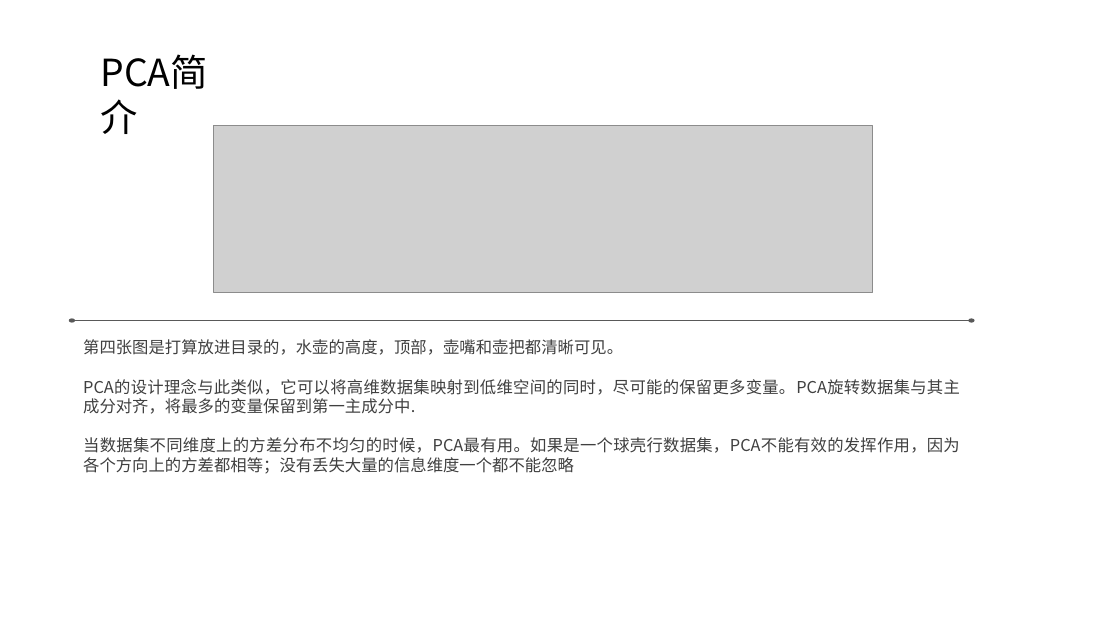
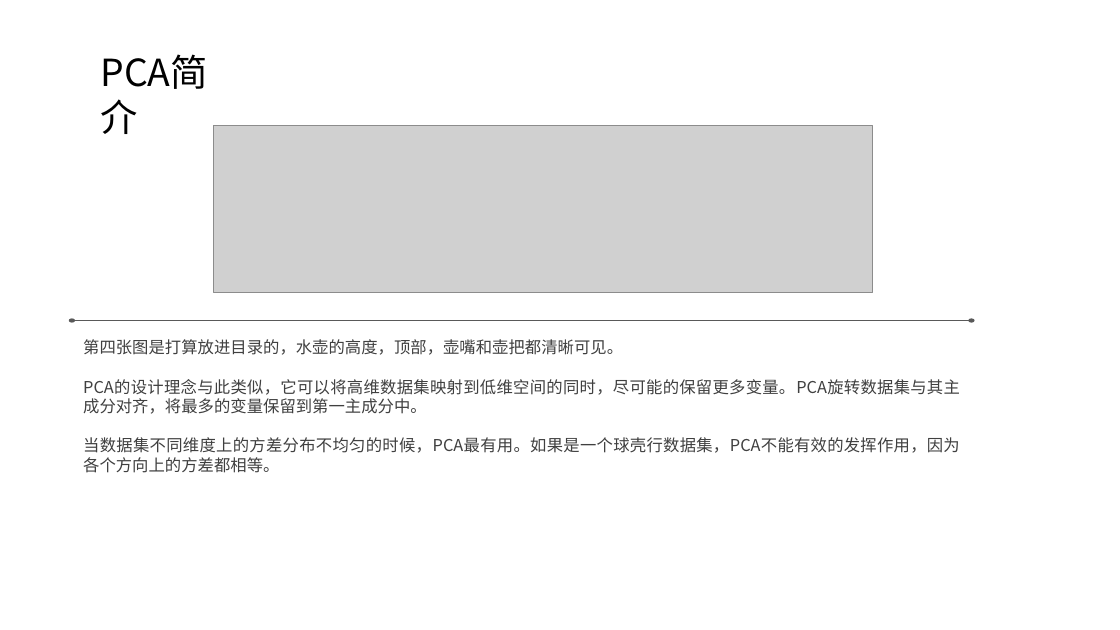
Before and after one commit to DarkDisasters/AnimationTransition, a slide deck: slide 4 of PCATEST/What is PCA.pptx. Drawn at 1120x630 pixels with LibreOffice and Linux fonts; fonts in the diff are those of the drawing; grey boxes stand for pictures; background and template pictures are left out. Boxes give left, top, right and bottom in pixels: in the first picture for what was removed or moved away, otherwise in the second. Text is boxed around its words. In the diff, an @@ line names an element or a change of style, - is before the commit and + after.

```diff
--- a/PCATEST/What is PCA.pptx
+++ b/PCATEST/What is PCA.pptx
@@ text at <box>83,379,960,473</box>: text changed @@
-PCA的设计理念与此类似，它可以将高维数据集映射到低维空间的同时，尽可能的保留更多变量。PCA旋转数据集与其主成分对齐，将最多的变量保留到第一主成分中.
-当数据集不同维度上的方差分布不均匀的时候，PCA最有用。如果是一个球壳行数据集，PCA不能有效的发挥作用，因为各个方向上的方差都相等；没有丢失大量的信息维度一个都不能忽略
+PCA的设计理念与此类似，它可以将高维数据集映射到低维空间的同时，尽可能的保留更多变量。PCA旋转数据集与其主成分对齐，将最多的变量保留到第一主成分中。
+当数据集不同维度上的方差分布不均匀的时候，PCA最有用。如果是一个球壳行数据集，PCA不能有效的发挥作用，因为各个方向上的方差都相等。
```
Also in this commit, not shown: 1 other slide changed, 17 other files.
